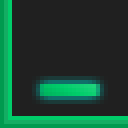
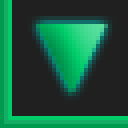
Layer changes from the first 128×128 image to the second:
added layer "▼ Kopie" above "▼" over [36, 24, 108, 96]
hid "_" (1st of 2) over [40, 84, 100, 96]
